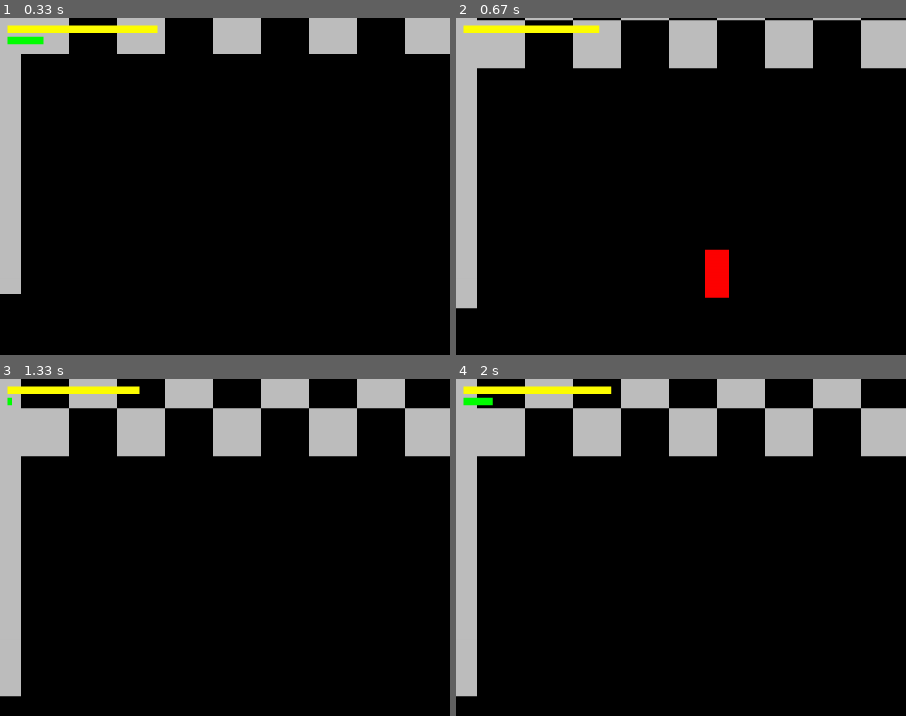
Above: before the commit, frames 1-4 (two rows, left to right).
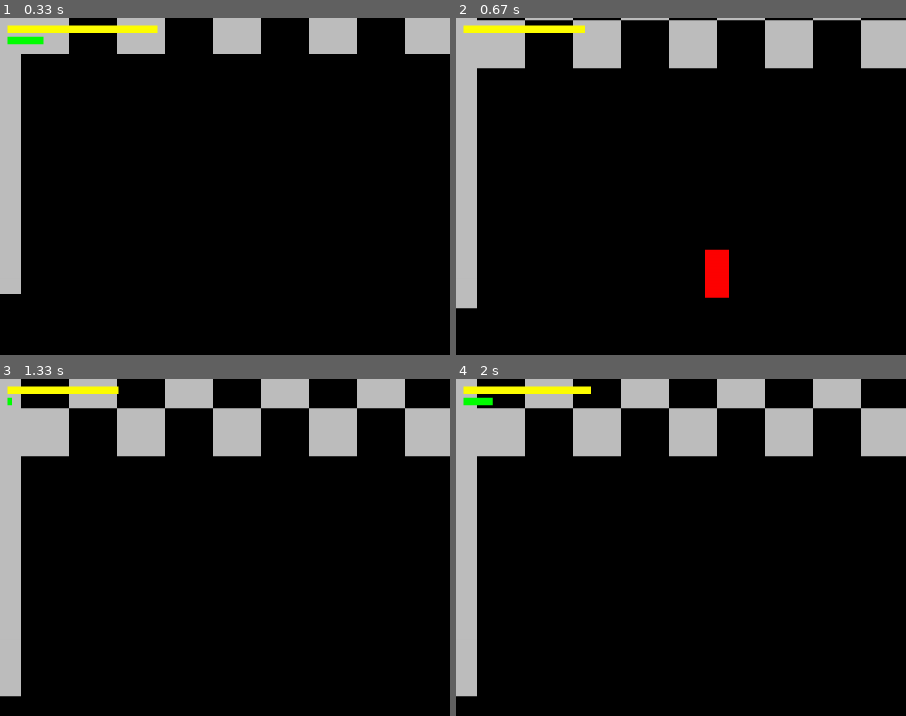
Above: after the commit, the same moments.

Repository: Ossifier/PygamePlatformerEngine
Game: pygame game, started from main.py
The game is run twice, just before and just after one commit, with the same random seed, the same clock (stepped at 60 frames per second) and the same inputs.
Inputs:
- Up to frame 1 (0.33 s): no input
- Up to frame 2 (0.67 s): hold Space from 0.33 s (still down); hold Right from 0.33 s (still down)
- Up to frame 3 (1.33 s): release Space at 0.8 s; release Right at 0.8 s; tap D at 0.83 s; hold Right from 1.17 s (still down); tap Space at 1.23 s
- Up to frame 4 (2 s): tap Space at 1.53, 1.73 s; release Right at 1.63 s; hold Right from 1.67 s (still down)
The pictures show only the part of the screen within x 0-50%, y 0-50%; the shares and areas given below are measured in that part.

Frame 1 is identical in both runs. In frame 2, less than 0.1% of the frame differs, in the area x 28-32%, y 2-5%; in frame 3, 0.1%, in the area x 26-32%, y 2-5%; in frame 4, 0.1%.

Commit message:
Rewrote Stamina Handler
The stamina_handler function has been rewritten/changed. Now it is organized a bit better and includes some additional functionality that makes sprinting/stamina mechanics more logical in nature.

Stamina now drains as long as the player's speed is above their max running speed, rather than whenever they are holding the sprint button, and stamina drain in the air only occurs while players are ascending, not descending.

Diff:
--- a/player.py
+++ b/player.py
@@ -4,7 +4,6 @@
 class Player(pygame.sprite.Sprite):
     def __init__(self, pos):
         super().__init__()
-
         # Player Sprite #
         self.image = pygame.Surface((32, 64))
         self.image.fill('red')
@@ -72,11 +71,14 @@
                     self.direction.x -= self.momentum
             elif self.direction.x >= 0:
                 self.direction.x -= self.momentum * 3
+
+        # No Right/Left Key Pressed.
         else:
             if self.direction.x > 0.2:
                 self.direction.x -= self.momentum
             elif self.direction.x <= 0.2:
                 self.direction.x += self.momentum
+
             if -0.5 < self.direction.x < 0.5:
                 self.direction.x = 0
 
@@ -161,7 +163,6 @@
             self.jumping = True
             self.on_ground = False
             self.direction.y = self.jump_speed
-            # self.stamina -= 20
         elif self.current_jump_power > 0 and self.winded is False:
             self.direction.y = self.jump_speed
 
@@ -169,7 +170,7 @@
         """NOTES: This function manages the player's stamina during actions like moving and jumping."""
         # If player is not in the air, and is not sprinting, then their stamina recharges. #
         if self.player_state_y == 'on ground' and (self.sprinting is False or self.player_state_x == 'idle'):
-            if self.stamina <= self.max_stamina - self.stamina_recharge_rate and self.winded is False:
+            if self.stamina <= (self.max_stamina - self.stamina_recharge_rate) and self.winded is False:
                 self.stamina += self.stamina_recharge_rate
             elif self.stamina <= self.max_stamina - self.stamina_recharge_rate and self.winded is True:
                 self.stamina += (self.stamina_recharge_rate * self.winded_stamina_recharge_penalty)
@@ -180,23 +181,55 @@
         if self.sprinting is True and self.stamina >= 0:
             if self.player_state_x != 'idle' and abs(self.direction.x) >= self.max_running_speed:
                 self.stamina -= 1
+        elif self.sprinting is False and abs(self.direction.x > self.max_running_speed):
+            print(f'Player Direction X: {self.direction.x}')
+
         elif self.stamina < 0:
             self.stamina = 0
             self.winded = True
 
-        # Drain stamina if the player is jumping (off ground only). #
-        if self.jumping is True and self.on_ground is False:
-            self.stamina -= 1
-
-        # Handles the 'Winded' player status. #
+        # Drain stamina if the player is jumping (off ground only and movement stat is non-zero). #
+        if self.jumping is True and self.on_ground is False and self.direction.y != 0:
+            self.stamina -= 2
+
+        # Handles the 'Winded' player status.
         if self.winded is True and self.stamina <= (self.max_stamina * self.winded_reset_threshold):
             pass
         else:
             self.winded = False
+
+    def stamina_handler(self):
+        """NOTES: This function manages the player's stamina during actions like moving and jumping."""
+
+        if (self.sprinting is True) or abs(self.direction.x) > self.max_running_speed:
+            # Sprinting Stamina Draining Mechanics #
+            if self.player_state_x != 'idle' and self.player_state_y != 'descending':
+                if self.stamina > 0:
+                    self.stamina -= 1
+                else:
+                    self.stamina = 0
+                    self.winded = True
+        else:
+            # Sprinting Stamina Recharge Mechanics #
+            if self.player_state_y == 'on ground' and (self.sprinting is False or self.player_state_x == 'idle'):
+                if self.stamina <= (self.max_stamina - self.stamina_recharge_rate) and self.winded is False:
+                    self.stamina += self.stamina_recharge_rate
+                elif self.stamina <= self.max_stamina - self.stamina_recharge_rate and self.winded is True:
+                    self.stamina += (self.stamina_recharge_rate * self.winded_stamina_recharge_penalty)
+                else:
+                    self.stamina = self.max_stamina
+
+        if self.jumping is True and self.on_ground is False and self.direction.y != 0:
+            self.stamina -= 2
+        if self.winded is True and self.stamina >= (self.max_stamina * self.winded_reset_threshold):
+            self.winded = False
+        if self.stamina <= 0:
+            self.stamina = 0
 
     def sprinting_handler(self):
         """NOTES: This function handles the sprinting and running speed mechanics. Causes the player to slow as down
         to their max running speed as long as they aren't holding the sprint button."""
+
         # Slow Down Player if Sprint Button Isn't Held #
         if self.player_state_x == 'running left':
             if self.sprinting is False and self.direction.x < -self.max_running_speed:
